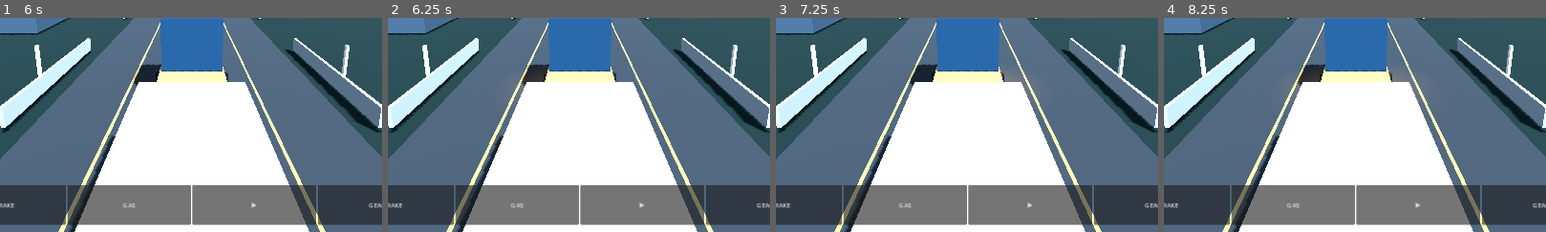
Above: before the commit, frames 1-4 (left to right).
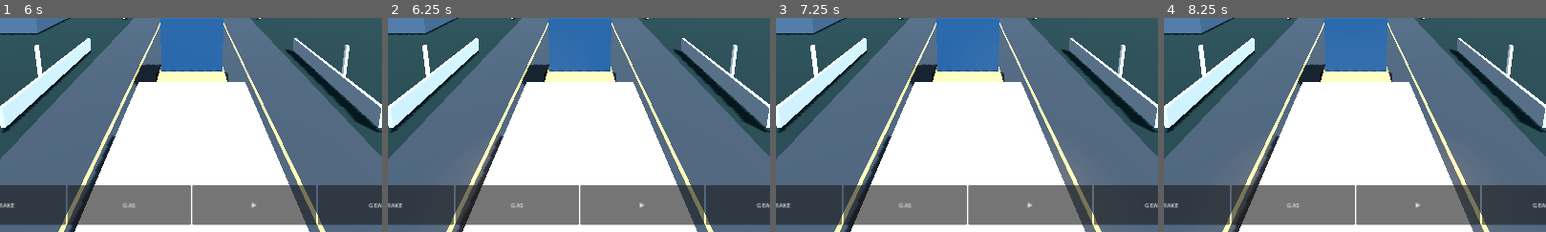
Above: after the commit, the same moments.

Repository: haseebop668-a11y/EURO-HAUL
Game: Godot game, scene res://Scenes/Main.tscn
Two runs of this game, one before a commit and one after it. Both use one fixed random seed, a clock stepped at 60 frames per second and the inputs below.
Inputs:
- Up to frame 1 (6 s): click "ACCEPT FREIGHT" at 0.5 s; click "◀" at 1.25 s; click "BRAKE" at 2 s; click "GAS" at 2.75 s; click "▶" at 3.5 s; click "GEAR −" at 4.25 s; click "GEAR +" at 5 s; click "LEFT SIGNAL" at 5.75 s
- Up to frame 2 (6.25 s): no input
- Up to frame 3 (7.25 s): click "RIGHT SIGNAL" at 6.5 s
- Up to frame 4 (8.25 s): click "HAZARDS" at 7.25 s; click "HORN" at 8 s
The pictures show only the part of the screen within x 25-75%, y 50-100%; the shares and areas given below are measured in that part.

Frame 1 is identical in both runs. In frame 2, 0.2% of the frame differs, in the area x 16-42%, y 24-100%; in frame 3, 0.2%; in frame 4, 0.4%, in the area x 16-84%, y 24-100%.

Commit message:
fix: place indicator lights at rear for chase-camera visibility

Diff:
--- a/Godot/Scripts/main.gd
+++ b/Godot/Scripts/main.gd
@@ -208,14 +208,14 @@
 	left_indicator_light.light_color = Color("#ffad45")
 	left_indicator_light.light_energy = 1.4
 	left_indicator_light.omni_range = 4.0
-	left_indicator_light.position = Vector3(-1.15, 1.85, -3.0)
+	left_indicator_light.position = Vector3(-1.15, 1.85, 3.0)
 	left_indicator_light.visible = false
 	truck.add_child(left_indicator_light)
 	right_indicator_light = OmniLight3D.new()
 	right_indicator_light.light_color = Color("#ffad45")
 	right_indicator_light.light_energy = 1.4
 	right_indicator_light.omni_range = 4.0
-	right_indicator_light.position = Vector3(1.15, 1.85, -3.0)
+	right_indicator_light.position = Vector3(1.15, 1.85, 3.0)
 	right_indicator_light.visible = false
 	truck.add_child(right_indicator_light)
 	trailer = EuroHaulTrailer.new()
